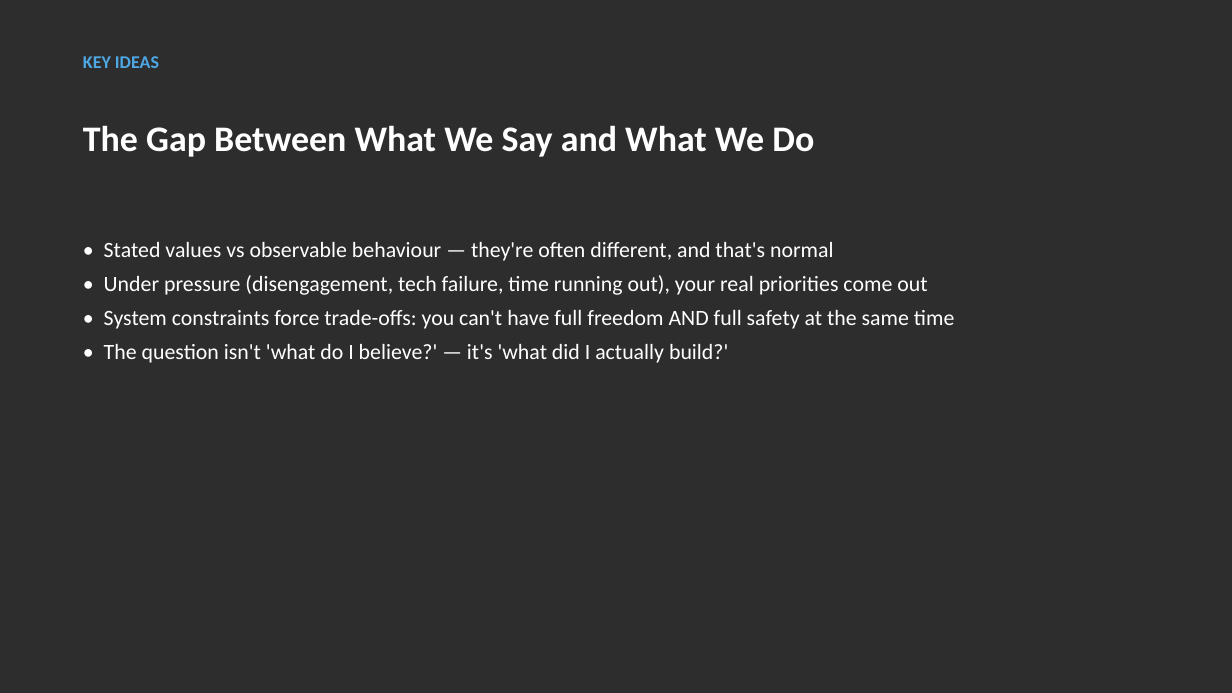
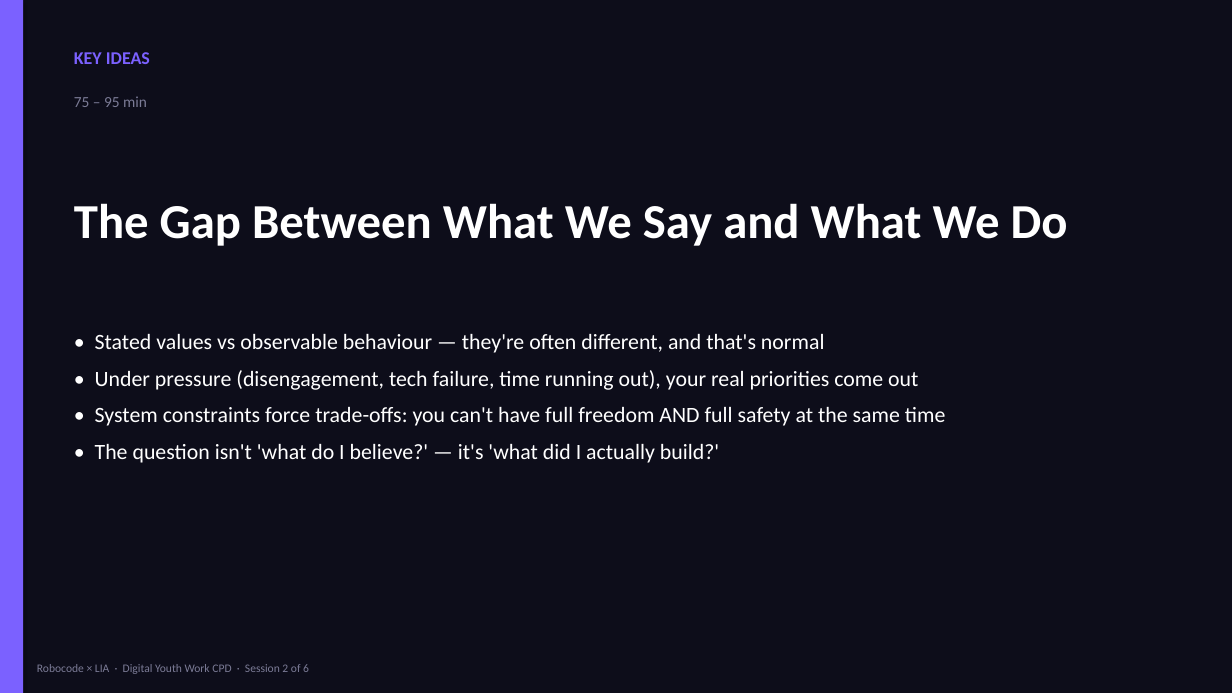
Before and after one commit to bh1ff/cpd-v2, a slide deck: slide 16 of assets/downloads/Session-2-Your-Values-Under-Pressure.pptx (slide 9 before the commit). Drawn at 1232x693 pixels with LibreOffice and Linux fonts; fonts in the diff are those of the drawing. Boxes give left, top, right and bottom in pixels: in the first picture for what was removed or moved away, otherwise in the second. Text is boxed around its words. In the diff, an @@ line names an element or a change of style, - is before the commit and + after.

```diff
--- a/assets/downloads/Session-2-Your-Values-Under-Pressure.pptx
+++ b/assets/downloads/Session-2-Your-Values-Under-Pressure.pptx
@@ background #2D2D2D to #0D0D1A @@
@@ rectangle added at [0,0,23,693], fill #7B61FF @@
@@ text "KEY IDEAS" at [74,52,150,64]: text colour #4EA8E6 to #7B61FF @@
@@ text added at [74,96,147,107], 12 pt, text #7B7B96 @@
+75 – 95 min
@@ text "The Gap Between What We ...": place and size @@
-text "The Gap Between What We ..." at [83,125,814,157]
+text "The Gap Between What We ..." at [74,203,1068,246]
@@ text "The Gap Between What We ..." at [74,203,1068,246]: size 28 to 38 pt @@
@@ text "• Stated values vs observable ...": place and size @@
-text "• Stated values vs observable ..." at [104,242,954,363]
+text "• Stated values vs observable ..." at [95,334,945,463]
@@ text "• Stated values vs observable ..." at [95,334,945,463]: more space between paragraphs @@
@@ text added at [37,664,309,674], 9 pt, text #7B7B96 @@
+Robocode × LIA · Digital Youth Work CPD · Session 2 of 6
```
Also in this commit, not shown: 10 other slides changed, 21 slides added, 6 slides removed, 2 other files.
